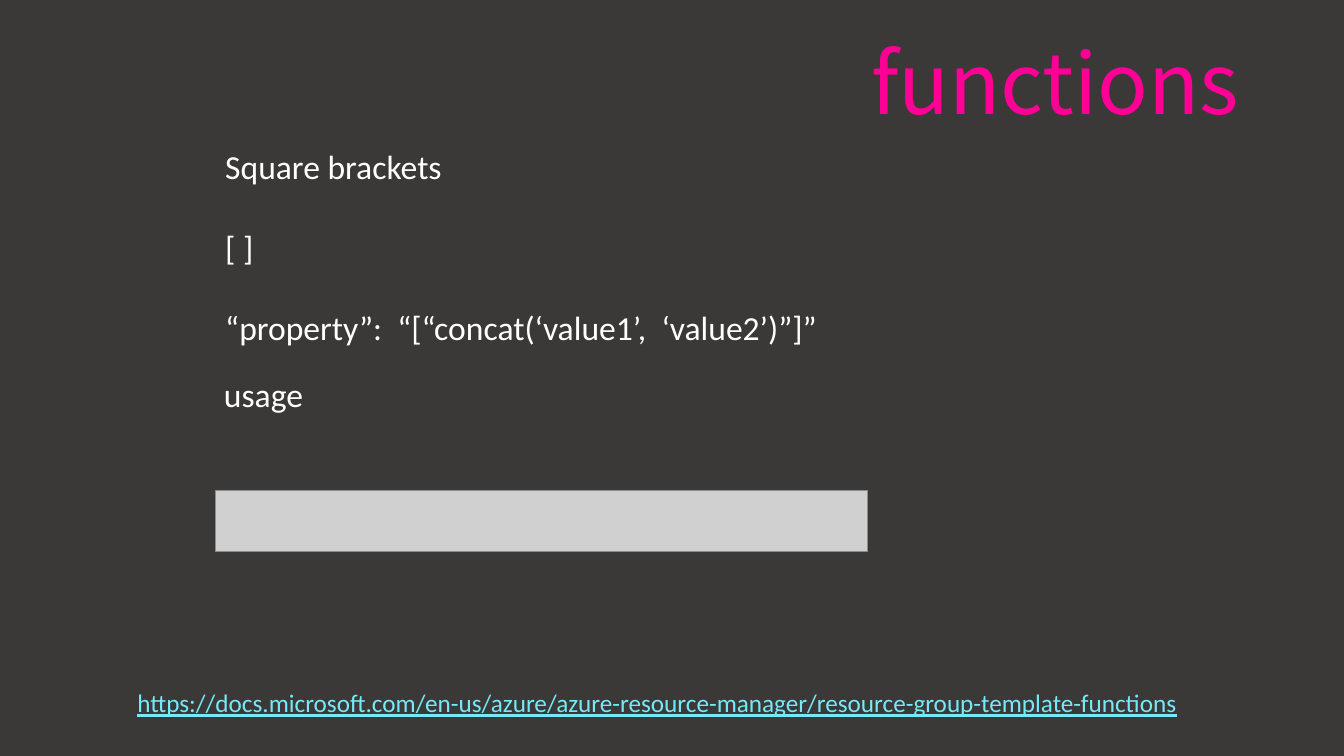
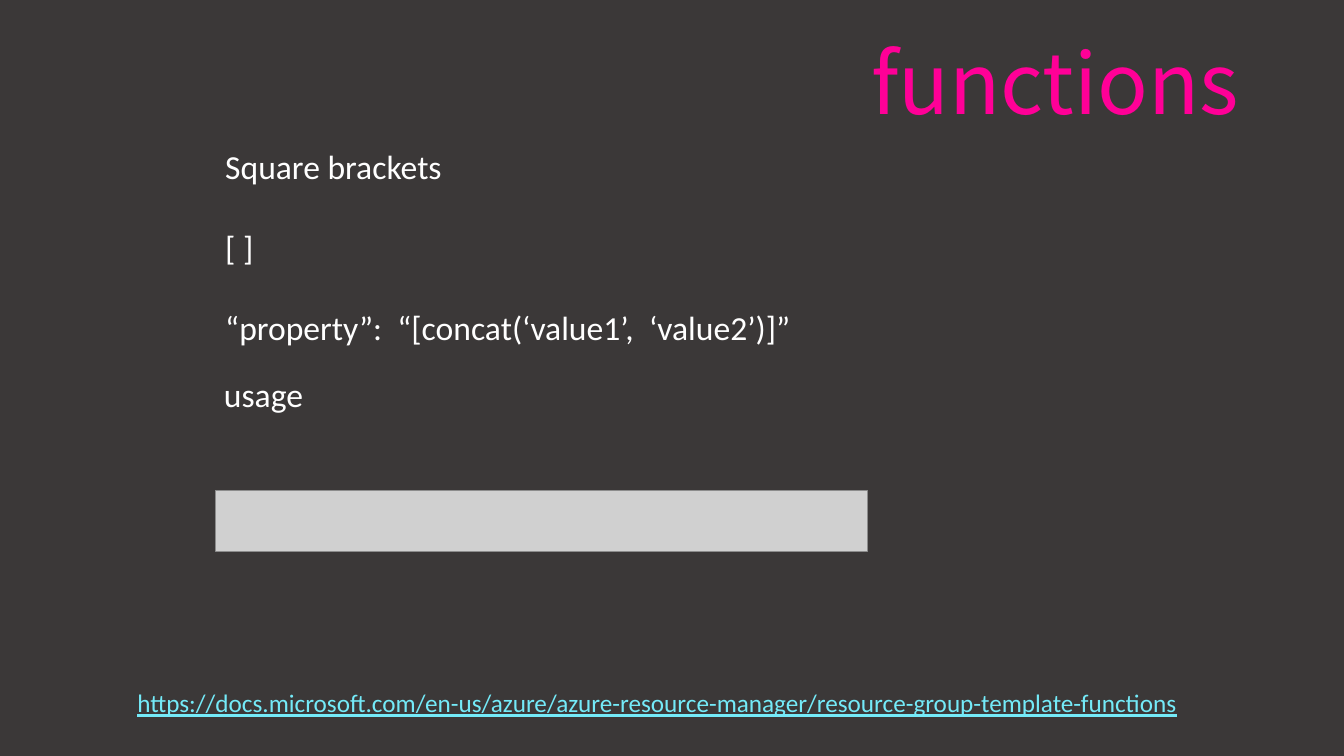
Before and after one commit to jdoof/arm-templates-demo, a slide deck: slide 19 of ARM Brown Bag.pptx. Drawn at 1344x756 pixels with LibreOffice and Linux fonts; fonts in the diff are those of the drawing; grey boxes stand for pictures. Boxes give left, top, right and bottom in pixels: in the first picture for what was removed or moved away, otherwise in the second. Text is boxed around its words. In the diff, an @@ line names an element or a change of style, - is before the commit and + after.

Commit message:
Improved High Level Architecture Diagram and some typos

```diff
--- a/ARM Brown Bag.pptx
+++ b/ARM Brown Bag.pptx
@@ text at bbox=[225, 315, 790, 346]: text changed @@
-“property”: “[“concat(‘value1’, ‘value2’)”]”
+“property”: “[concat(‘value1’, ‘value2’)]”
```
Also in this commit, not shown: 5 other slides changed, 1 slide added, 1 slide removed.
